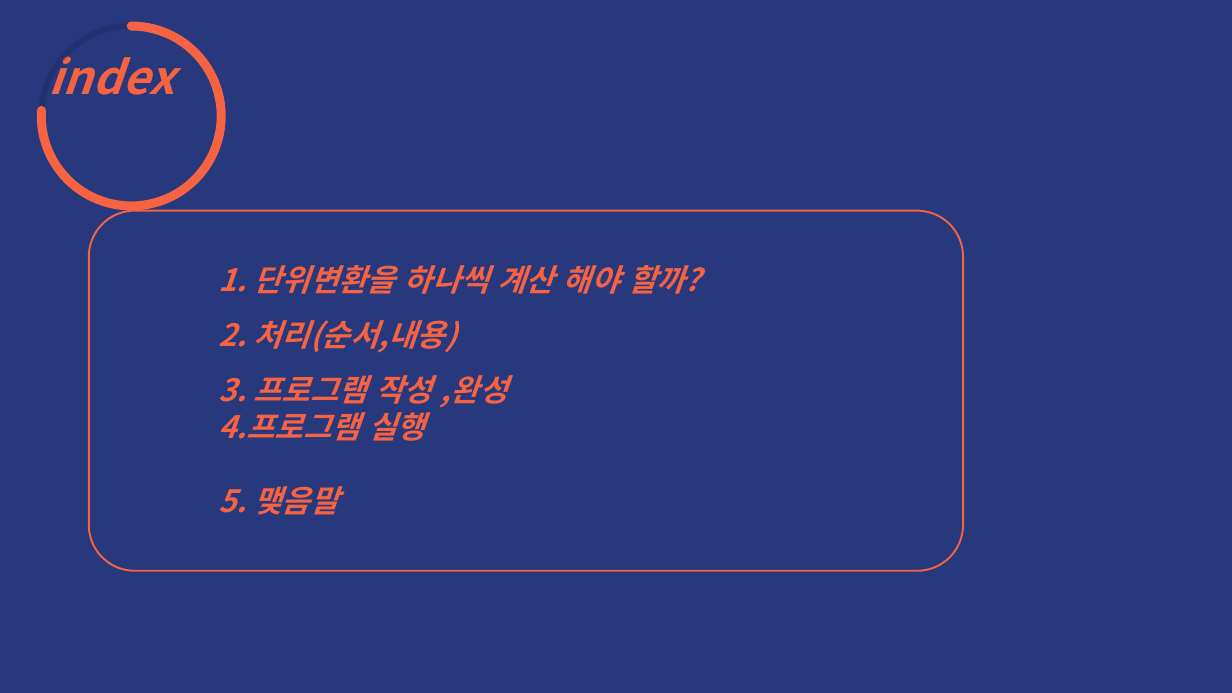
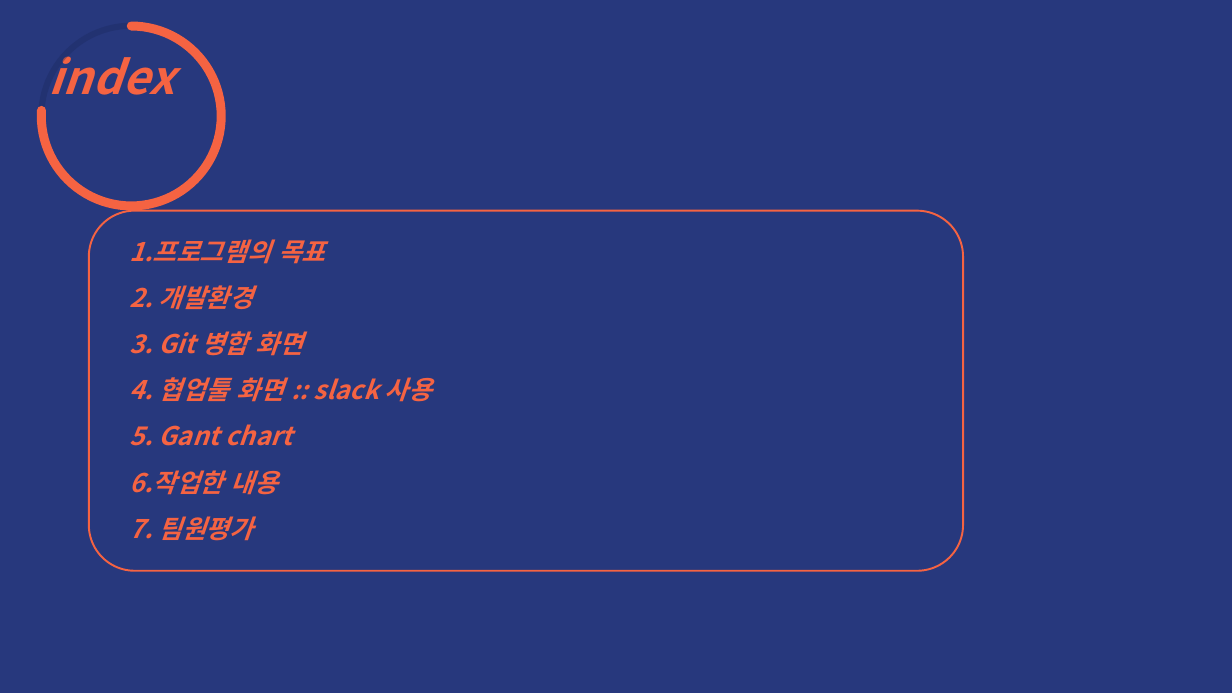
Before and after one commit to LeeDaeYun0313/gameprogramming, a slide deck: slide 2 of 2016948073 (이대윤).pptx. Drawn at 1232x693 pixels with LibreOffice and Linux fonts; fonts in the diff are those of the drawing. Boxes give left, top, right and bottom in pixels: in the first picture for what was removed or moved away, otherwise in the second. Text is boxed around its words. In the diff, an @@ line names an element or a change of style, - is before the commit and + after.

```diff
--- a/2016948073 (이대윤).pptx
+++ b/2016948073 (이대윤).pptx
@@ text at (x1=129, y1=239, x2=432, y2=541): text changed; size 24 to 20 pt @@
-1. 단위변환을 하나씩 계산 해야 할까?
-2. 처리(순서,내용)
-3. 프로그램 작성 ,완성
-4.프로그램 실행
-5. 맺음말
+1.프로그램의 목표
+2. 개발환경
+3. Git 병합 화면
+4. 협업툴 화면 :: slack 사용
+5. Gant chart
+6.작업한 내용
+7. 팀원평가
```
Also in this commit, not shown: 1 other slide changed, 7 slides added, 7 slides removed.
